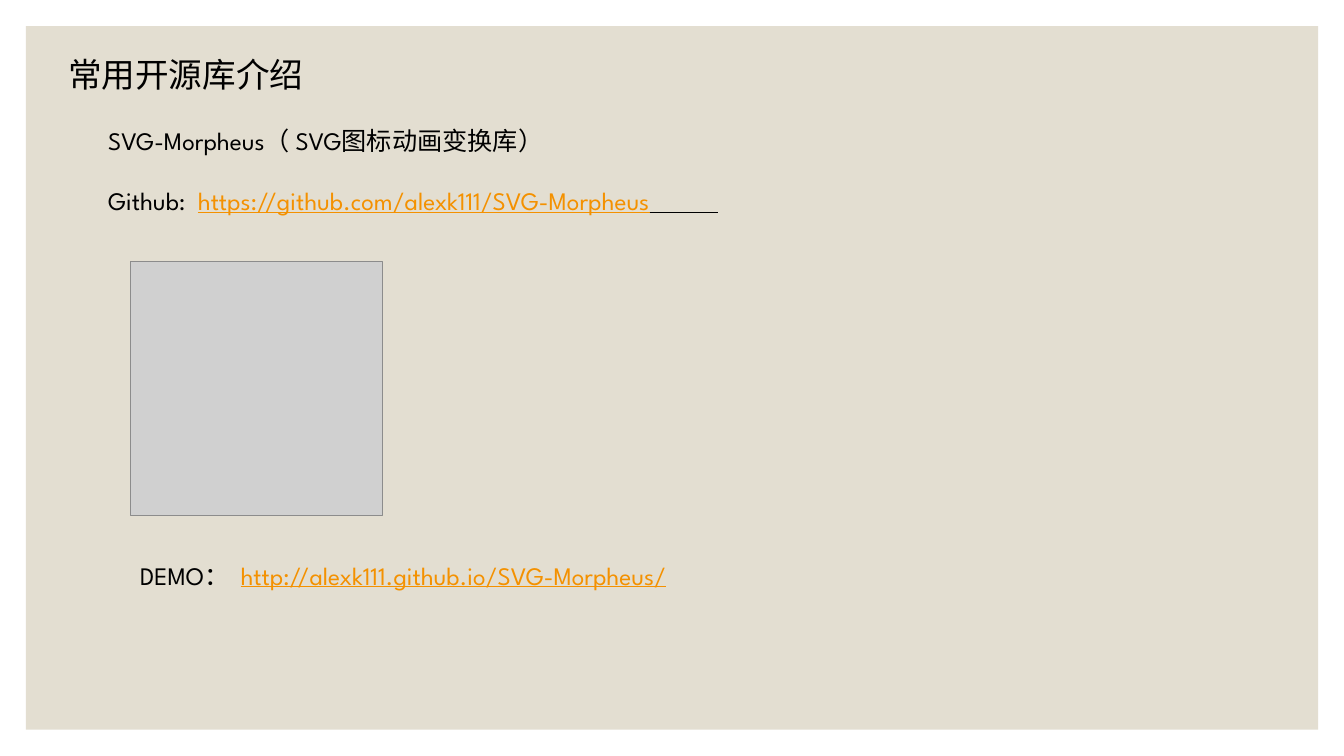
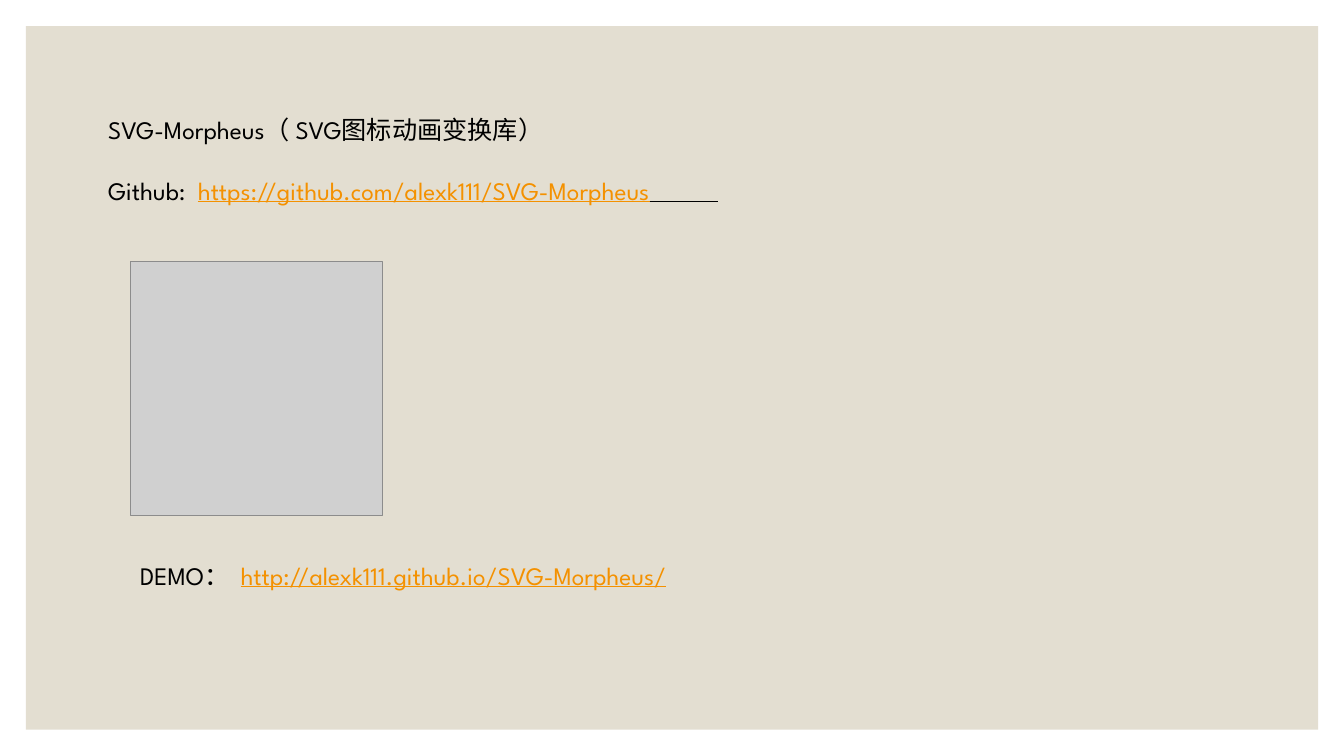
Before and after one commit to SouthLink/svg-demo, a slide deck: slide 21 of SVG动画 [自动保存] [自动保存].pptx (slide 22 before the commit). Drawn at 1344x756 pixels with LibreOffice and Linux fonts; fonts in the diff are those of the drawing; grey boxes stand for pictures. Boxes give left, top, right and bottom in pixels: in the first picture for what was removed or moved away, otherwise in the second. Text is boxed around its words. In the diff, an @@ line names an element or a change of style, - is before the commit and + after.

```diff
--- a/SVG动画 [自动保存] [自动保存].pptx
+++ b/SVG动画 [自动保存] [自动保存].pptx
@@ text removed at (68,58,303,90) @@
-常用开源库介绍
@@ text "SVG-Morpheus（ SVG图标动画变换库）": place and size @@
-text "SVG-Morpheus（ SVG图标动画变换库）" at (108,128,649,216)
+text "SVG-Morpheus（ SVG图标动画变换库）" at (108,117,649,206)
```
Also in this commit, not shown: 10 other slides changed, 2 slides added, 3 slides removed.
